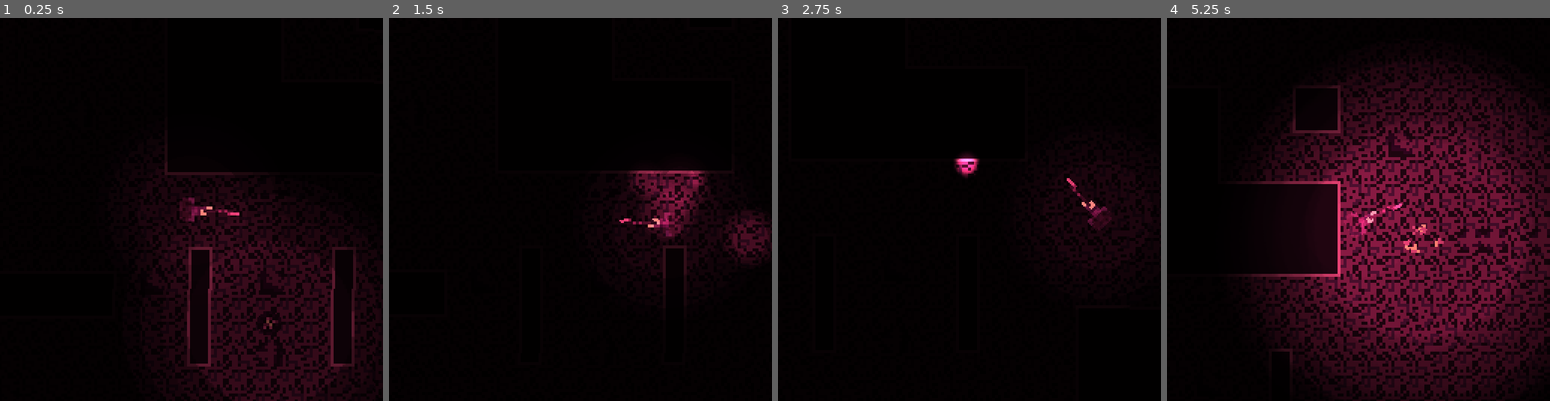
Above: before the commit, frames 1-4 (left to right).
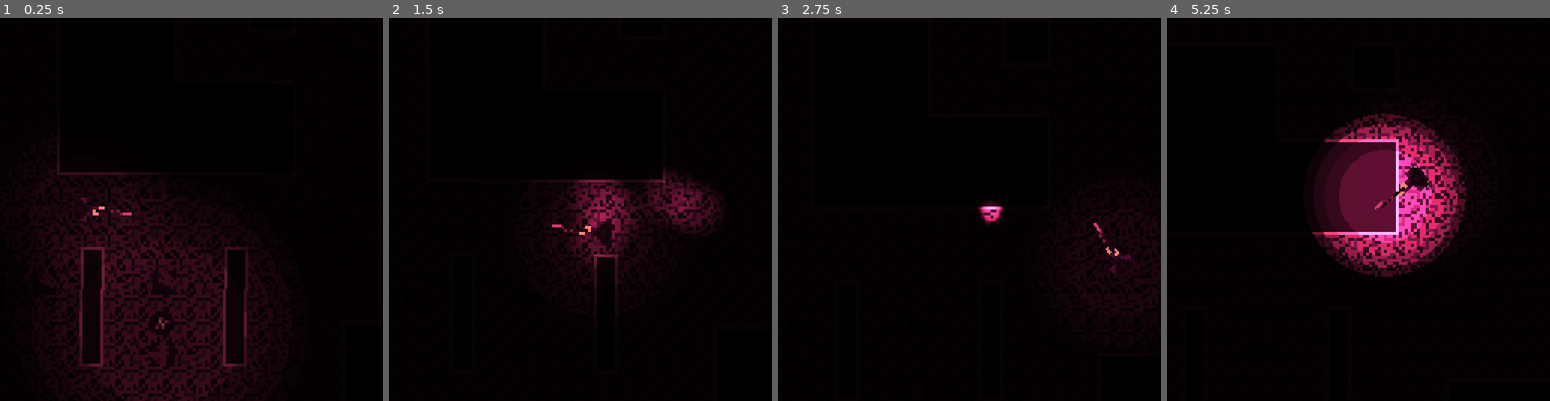
Above: after the commit, the same moments.

Repository: Simplexeon/WolfJam-2023
Game: Godot game, scene res://Levels/main.tscn
The game is run twice, just before and just after one commit, with the same random seed, the same clock (stepped at 60 frames per second) and the same inputs.
Inputs (mouse positions are in pixels of both pictures, inside the frame that each line leads up to):
- Up to frame 1 (0.25 s): no input
- Up to frame 2 (1.5 s): move the mouse to (664, 190) at 0.52 s; hold D (right) 0.53-1.28 s; right-click (664, 190) at 0.6 s; move the mouse to (503, 228) at 1.27 s; hold S (down) from 1.28 s (still down); click (503, 228) at 1.35 s
- Up to frame 3 (2.75 s): right-click (892, 228) at 1.55 s; move the mouse to (1007, 125) at 2.02 s; release S (down) at 2.03 s; hold D (right) from 2.03 s (still down); right-click (1007, 125) at 2.1 s
- Up to frame 4 (5.25 s): move the mouse to (1339, 286) at 2.77 s; release D (right) at 2.78 s; hold W (up) 2.78-3.53 s; right-click (1339, 286) at 2.85 s; move the mouse to (1473, 266) at 3.52 s; hold A (left) 3.53-5.03 s; click (1473, 266) at 3.6 s; right-click (1473, 266) at 3.8 s; move the mouse to (1243, 152) at 4.27 s; right-click (1243, 152) at 4.35 s; move the mouse to (1377, 209) at 5.02 s; hold S (down) from 5.03 s (still down); right-click (1377, 209) at 5.1 s

The runs differ from the first frame. In frame 1, 21% of the frame differs, in the area x 8-100%, y 32-100%; in frame 2, 6.5%; in frame 3, 1.8%; in frame 4, 40%, in the area x 17-100%, y 10-100%.

Commit message:
Cronchiness

Diff:
--- a/Enemies/enemy.gd
+++ b/Enemies/enemy.gd
@@ -51,7 +51,7 @@
 	damage_light.visible = true;
 	damage_timer.start();
 	if(hp < 1):
-		died.emit();
+		died.emit(global_position);
 		queue_free();
 
 
--- a/Levels/Camera2D.gd
+++ b/Levels/Camera2D.gd
@@ -13,7 +13,7 @@
 ## Start following the player
 func _ready() -> void:
 	game_ready = true;
-	global_position = player.global_position;
+	global_position = player.camera_pos.global_position;
 
 
 ## Follow the player
@@ -23,4 +23,4 @@
 	if(!game_ready):
 		return;
 
-	global_position = lerp(global_position, ((player.global_position - global_position) * delta) + global_position, smoothing);
+	global_position = lerp(global_position, ((player.camera_pos.global_position - global_position) * delta) + global_position, smoothing);
--- a/Levels/main.tscn
+++ b/Levels/main.tscn
@@ -10,12 +10,6 @@
 [node name="Main" type="Node2D"]
 script = ExtResource("1_egfi3")
 
-[node name="Camera2D" type="Camera2D" parent="." node_paths=PackedStringArray("player")]
-position_smoothing_speed = 50.0
-script = ExtResource("2_lh26t")
-player = NodePath("../PlayerCharacter")
-smoothing = 0.9
-
 [node name="ShadingController" type="Node2D" parent="."]
 
 [node name="CanvasModulate" type="CanvasModulate" parent="ShadingController"]
@@ -25,6 +19,14 @@
 z_index = 1
 position = Vector2(242, 311)
 Speed = 130.0
+KillScore = 100
+TimeScore = 10
+
+[node name="Camera2D" type="Camera2D" parent="." node_paths=PackedStringArray("player")]
+position_smoothing_speed = 50.0
+script = ExtResource("2_lh26t")
+player = NodePath("../PlayerCharacter")
+smoothing = 0.9
 
 [node name="EnemySpawner" type="Node2D" parent="."]
 script = ExtResource("3_hjepc")
--- a/Objects/pyre.gd
+++ b/Objects/pyre.gd
@@ -9,8 +9,11 @@
 
 func initialize(set_texture_size : float, set_dim_rate : float = dim_rate):
 	max_scale = set_texture_size;
-	light.texture_scale = set_texture_size;
 	dim_rate = set_dim_rate;
+
+
+func _ready() -> void:
+	light.texture_scale = max_scale;
 
 
 func _physics_process(delta: float) -> void:
--- a/Player/Gun.gd
+++ b/Player/Gun.gd
@@ -33,8 +33,6 @@
 	var i : int = 0;
 	while(i < bullet_count):
 
-		print("made bullet");
-
 		# Get angle variance
 		var angle : float = lerp(spread * -1, spread, randf());
 		var bullet_dir : Vector2 = (gun_head.global_position - global_position).normalized();
--- a/Player/gun.tscn
+++ b/Player/gun.tscn
@@ -5,7 +5,6 @@
 [ext_resource type="Texture2D" uid="uid://cf0an68xw6fl" path="res://Art/Prototype/MuzzleFlash.png" id="3_s4ft5"]
 
 [sub_resource type="CanvasItemMaterial" id="CanvasItemMaterial_l784x"]
-blend_mode = 1
 light_mode = 1
 
 [node name="Gun" type="Node2D"]
--- a/Player/player.gd
+++ b/Player/player.gd
@@ -2,6 +2,8 @@
 
 # Properties
 @export var Speed : float;
+@export var KillScore : int;
+@export var TimeScore : int;
 
 
 # Movement directions
@@ -18,9 +20,25 @@
 var mouse_pos : Vector2 = Vector2.ZERO;
 
 
+# Scoring
+var score : int = 0;
+var pyre_count : int = 0;
+
+
 # Components
 @onready var gun : Node2D = $Gun;
 @onready var flank : Node2D = $Flank;
+@onready var score_timer : Timer = $ScoreTimer;
+@onready var camera_pos : Node2D = $CameraPos;
+@onready var kill_count_timer : Timer = $KillCountTimer;
+
+
+# Files
+var pyre_file : PackedScene = preload("res://Objects/pyre.tscn");
+
+
+func _ready() -> void:
+	score_timer.start();
 
 
 func _physics_process(delta: float) -> void:
@@ -69,4 +87,22 @@
 
 
 func _on_enemy_died(death_pos : Vector2) -> void:
-	print("enemy died!");
+	score += KillScore;
+
+	if(kill_count_timer.wait_time <= 1):
+		pyre_count += 1;
+		kill_count_timer.start();
+
+	if(pyre_count >= 5):
+		var pyre_inst : StaticBody2D = pyre_file.instantiate();
+		print("make pyre");
+		get_parent().call_deferred("add_child", pyre_inst);
+		pyre_inst.global_position = death_pos;
+		pyre_inst.initialize(1.0, 0.20);
+		pyre_count = 0;
+
+
+
+func _on_score_timer_timeout() -> void:
+	score += TimeScore;
+	print(str(score));
--- a/Player/player_character.tscn
+++ b/Player/player_character.tscn
@@ -14,7 +14,6 @@
 light_mode = 1
 
 [sub_resource type="CanvasItemMaterial" id="CanvasItemMaterial_wq8hy"]
-blend_mode = 1
 light_mode = 1
 
 [sub_resource type="CircleShape2D" id="CircleShape2D_u2md2"]
@@ -45,3 +44,14 @@
 energy = 0.4
 texture = ExtResource("4_ntn0w")
 texture_scale = 0.5
+
+[node name="ScoreTimer" type="Timer" parent="."]
+
+[node name="CameraPos" type="Node2D" parent="."]
+position = Vector2(72, 0)
+
+[node name="KillCountTimer" type="Timer" parent="."]
+wait_time = 0.2
+one_shot = true
+
+[connection signal="timeout" from="ScoreTimer" to="." method="_on_score_timer_timeout"]
